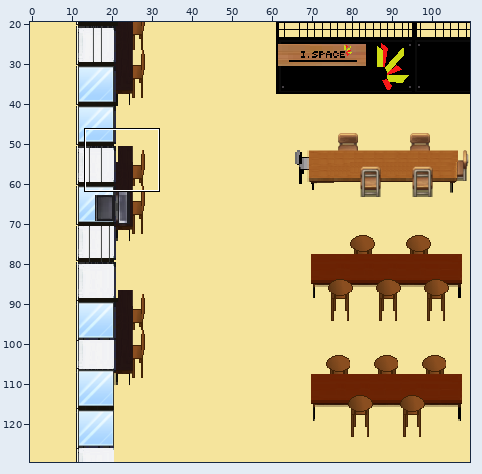
Two states of a Tiled map, OSS_Project_SevenEleven/Assets/SuperTiled2Unity/Import/Wonheung_Ispace.tmx. Above, an overview of the earlier version with the close-up marked.
Close-up. Old version:
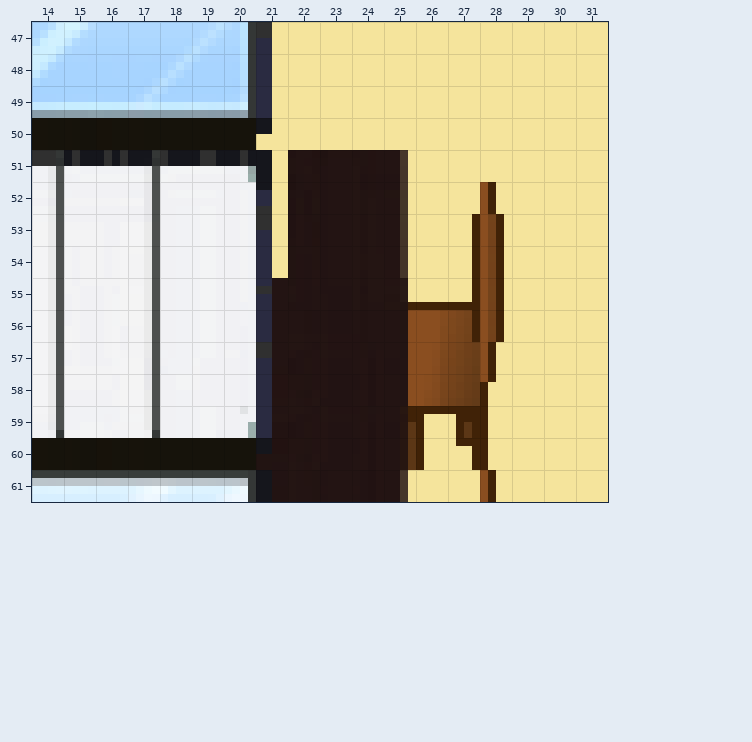
Cells are 4x4 px. Shown: x 14..31, y 47..61. The commit also changed other parts of the map, which this record leaves out.
And afterwards:
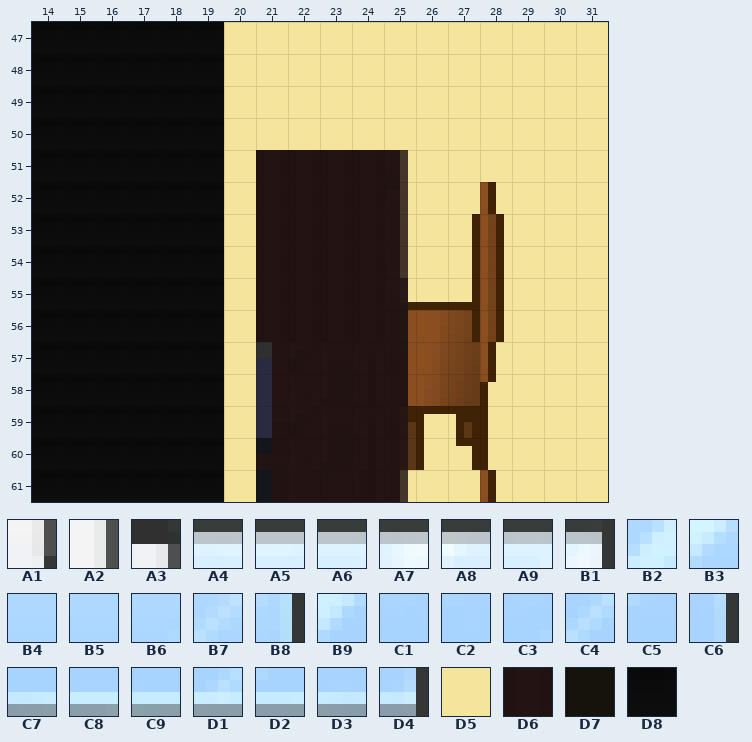
Key: from "Wonheung_Arisu": A1 2757 turned 270, A2 2758 turned 270, A3 2765 turned 270, A4 2896, A5 2897, A6 2898, A7 2899, A8 2900, A9 2901, B1 2902, B2 3718, B3 3719, B4 3720, B5 3721, B6 3722, B7 3723, B8 3724, B9 3855, C1 3856, C2 3857, C3 3858, C4 3859, C5 3860, C6 3861, C7 3992, C8 3993, C9 3994, D1 3995, D2 3996, D3 3997, D4 3998; from "Wonheung_Ispace": D5 1207, D6 1670, D7 10088 turned 90; from "Wonheung_classroom": D8 11044.
__ is an empty cell.
See-through tiles are keyed as they look on the map.
Change:
Layer "Tile Layer 7":
The edit erases tile A1 in row 59 at x 17.
The edit erases tile A2 in rows 52 to 57 at x 14 and 17; in row 58 at x 17.
The edit erases tile A3 in row 51 at x 14 and 17.
The edit erases tile A4 in row 61 at x 14.
The edit erases tile A5 in row 61 at x 15.
The edit erases tile A6 in row 61 at x 16.
The edit erases tile A7 in row 61 at x 17.
The edit erases tile A8 in row 61 at x 18.
The edit erases tile A9 in row 61 at x 19.
The edit erases tile B1 in row 61 at x 20.
The edit erases tile B2 in row 47 at x 14.
The edit erases tile B3 in row 47 at x 15.
The edit erases tile B4 in row 47 at x 16.
The edit erases tile B5 in row 47 at x 17.
The edit erases tile B6 in row 47 at x 18.
The edit erases tile B7 in row 47 at x 19.
The edit erases tile B8 in row 47 at x 20.
The edit erases tile B9 in row 48 at x 14.
The edit erases tile C1 in row 48 at x 15.
The edit erases tile C2 in row 48 at x 16.
The edit erases tile C3 in row 48 at x 17.
The edit erases tile C4 in row 48 at x 18.
The edit erases tile C5 in row 48 at x 19.
The edit erases tile C6 in row 48 at x 20.
The edit erases tile C7 in row 49 at x 14.
The edit erases tile C8 in row 49 at x 15.
The edit erases tile C9 in row 49 at x 16.
The edit erases tile D1 in row 49 at x 17.
The edit erases tile D2 in row 49 at x 18.
The edit erases tile D3 in row 49 at x 19.
The edit erases tile D4 in row 49 at x 20.
The edit erases tile D7 in row 50 at x 20; in row 60 at x 20.
Layer "Tile Layer 8":
The author put tile D5 in rows 47 to 50 at x 20 to 21; in rows 51 to 61 at x 20.
The author put tile D6 in rows 51 to 56 at x 21.
The author put tile D8 in rows 47 to 49 at x 14 to 19; in rows 51 to 59 at x 14 to 19; in row 61 at x 14 to 19.
